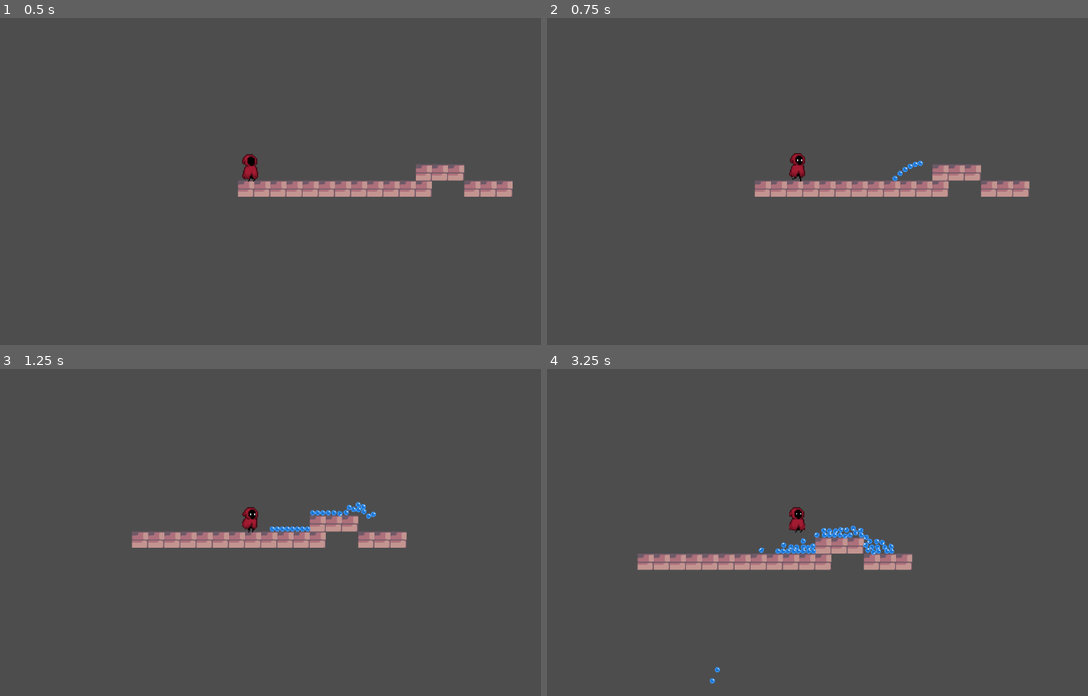
Above: before the commit, frames 1-4 (two rows, left to right).
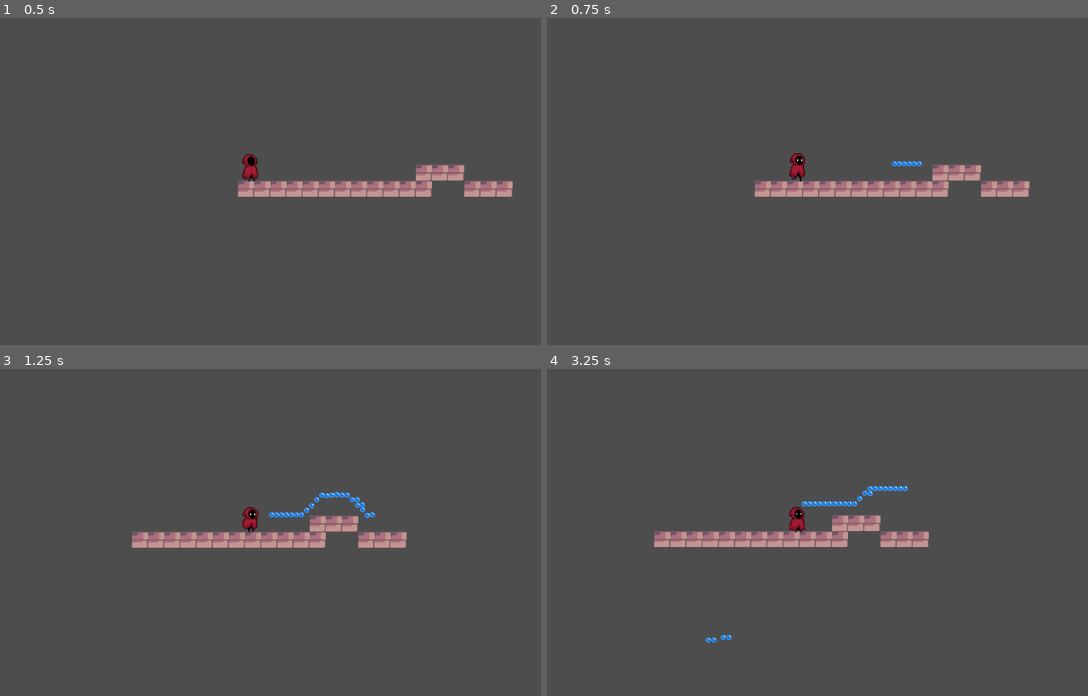
Above: after the commit, the same moments.

Repository: mehanix/bubblemancer
Game: Godot game, scene res://Scenes/Main Scene.tscn
Two runs of this game, one before a commit and one after it. Both use one fixed random seed, a clock stepped at 60 frames per second and the inputs below.
Inputs (mouse positions are in pixels of both pictures, inside the frame that each line leads up to):
- Up to frame 1 (0.5 s): no input
- Up to frame 2 (0.75 s): tap Enter at 0.5 s; move the mouse to (925, 165) at 0.52 s; press the mouse at (925, 165) at 0.53 s; hold D (MoveRight) from 0.53 s (still down)
- Up to frame 3 (1.25 s): keep holding D (MoveRight); tap Space (Jump) at 0.77 s
- Up to frame 4 (3.25 s): move the mouse to (682, 548) at 1.27 s; release the mouse at (682, 548) at 1.28 s; click (682, 548) at 1.35 s; tap Space (Jump) at 1.52, 3.02 s; move the mouse to (855, 460) at 2.02 s; release D (MoveRight) at 2.03 s; press the mouse at (855, 460) at 2.03 s; hold A (MoveLeft) 2.03-2.78 s; move the mouse to (768, 597) at 2.77 s; release the mouse at (768, 597) at 2.78 s; hold D (MoveRight) from 2.78 s (still down); click (768, 597) at 2.85 s

Frame 1 is identical in both runs. In frame 2, 0.1% of the frame differs, in the area x 63-70%, y 43-50%; in frame 3, 0.5%; in frame 4, 5.9%, in the area x 16-71%, y 35-97%.

Commit message:
bubbles magick

Diff:
--- /dev/null
+++ b/bubblejam/Scenes/BubbleAnchor.tscn
@@ -0,0 +1,14 @@
+[gd_scene load_steps=3 format=3 uid="uid://bs86rlsejhc3x"]
+
+[ext_resource type="Script" path="res://Scripts/BubbleAnchor.gd" id="1_tgbam"]
+
+[sub_resource type="CircleShape2D" id="CircleShape2D_2xly3"]
+radius = 0.0
+
+[node name="BubbleAnchor" type="Node2D"]
+
+[node name="RigidBody2D" type="RigidBody2D" parent="."]
+script = ExtResource("1_tgbam")
+
+[node name="CollisionShape2D" type="CollisionShape2D" parent="RigidBody2D"]
+shape = SubResource("CircleShape2D_2xly3")
--- a/bubblejam/Scenes/MagicBubble.tscn
+++ b/bubblejam/Scenes/MagicBubble.tscn
@@ -3,17 +3,22 @@
 [ext_resource type="Texture2D" uid="uid://cvpdf2mfq7b1p" path="res://assets/ballonsheet.png" id="1_lnlmj"]
 
 [sub_resource type="RectangleShape2D" id="RectangleShape2D_ikpyg"]
-size = Vector2(5, 5)
+size = Vector2(6, 6)
 
 [node name="MagicBubble" type="Node2D"]
 
 [node name="RigidBody2D" type="RigidBody2D" parent="."]
+position = Vector2(-1, 0)
+freeze = true
 
-[node name="CollisionShape2D" type="CollisionShape2D" parent="RigidBody2D"]
-position = Vector2(-0.5, 0.5)
-shape = SubResource("RectangleShape2D_ikpyg")
+[node name="Area2D" type="Area2D" parent="RigidBody2D"]
+visible = false
+position = Vector2(1, 0)
 
 [node name="Sprite2D" type="Sprite2D" parent="RigidBody2D"]
 texture = ExtResource("1_lnlmj")
 region_enabled = true
 region_rect = Rect2(24.8091, 6.82345, 5.44222, 5.26196)
+
+[node name="CollisionShape2D" type="CollisionShape2D" parent="RigidBody2D"]
+shape = SubResource("RectangleShape2D_ikpyg")
--- a/bubblejam/Scenes/Main Scene.tscn
+++ b/bubblejam/Scenes/Main Scene.tscn
@@ -1,8 +1,9 @@
-[gd_scene load_steps=6 format=4 uid="uid://bpb0rduu14du2"]
+[gd_scene load_steps=7 format=4 uid="uid://bpb0rduu14du2"]
 
 [ext_resource type="PackedScene" uid="uid://bhru400enqxij" path="res://Scenes/Player.tscn" id="1_pwo17"]
 [ext_resource type="Script" path="res://Scripts/BubbleSpawner.gd" id="1_yxulk"]
 [ext_resource type="Texture2D" uid="uid://1bdvd6pt2ktd" path="res://assets/tutorial/Kings and Pigs/Sprites/14-TileSets/Terrain (32x32).png" id="2_v5wgq"]
+[ext_resource type="PackedScene" uid="uid://bs86rlsejhc3x" path="res://Scenes/BubbleAnchor.tscn" id="4_kc07k"]
 
 [sub_resource type="TileSetAtlasSource" id="TileSetAtlasSource_jgmqr"]
 texture = ExtResource("2_v5wgq")
@@ -614,3 +615,6 @@
 
 [node name="Player" parent="." instance=ExtResource("1_pwo17")]
 position = Vector2(288, 419)
+
+[node name="BubbleAnchor" parent="." instance=ExtResource("4_kc07k")]
+position = Vector2(401, 349)
--- a/bubblejam/Scripts/Bubble.gd
+++ b/bubblejam/Scripts/BubbleAnchor.gd
@@ -1,4 +1,4 @@
-extends CharacterBody2D
+extends RigidBody2D
 
 # Called when the node enters the scene tree for the first time.
 func _ready() -> void:
@@ -7,7 +7,14 @@
 
 # Called every frame. 'delta' is the elapsed time since the previous frame.
 func _process(delta: float) -> void:
-	pass
+	var is_frozen = is_freeze_enabled()
+	print(is_frozen)
+	if Global.GameMode == Global.PlayMode:
+		if is_frozen:
+			set_freeze_enabled(false)
+	else:
+		if !is_frozen:
+			set_freeze_enabled(true)
 
 func _physics_process(delta):
-	move_and_collide(Vector2(0, 1))
+	pass
--- a/bubblejam/Scripts/BubbleSpawner.gd
+++ b/bubblejam/Scripts/BubbleSpawner.gd
@@ -2,30 +2,34 @@
 # Script that handles bubble drawing mechanic.
 
 var bubblePart = load("res://Scenes/MagicBubble.tscn")
-var bubbleParentNode = Node.new()
-
+var bubbleAnchor = load("res://Scenes/BubbleAnchor.tscn")
+var bubbleParent = Node.new()
 # Called when the node enters the scene tree for the first time.
 func _ready() -> void:
-	bubbleParentNode = Node.new()
-	add_child(bubbleParentNode)
 	pass # Replace with function body.
 
 # Called every frame. 'delta' is the elapsed time since the previous frame.
 func _process(delta: float) -> void:
+	print(Global.GameMode)
+	var mouse = get_global_mouse_position()
+	if Input.is_action_just_pressed("click"):
+		Global.GameMode = Global.DrawMode
+		bubbleParent = bubbleAnchor.instantiate()
+		add_child(bubbleParent)
+		return
 	if Input.is_action_pressed("click"):
-		var bubbles_on_screen = get_tree().get_nodes_in_group("bubbles")
-		var mouse = get_global_mouse_position()
 		var position_x = mouse.x - (int(mouse.x) % 5)
 		var position_y = mouse.y - (int(mouse.y) % 5)
 		var obj = get_object_at_mouse_pos(position_x, position_y)
-		print(obj)
 		if (len(obj) > 0): return
 		var newBubble = bubblePart.instantiate()
 		newBubble.add_to_group("instantiated_bubbles")
-
-
 		newBubble.position = Vector2(position_x, position_y)
-		add_child(newBubble)
+		bubbleParent.get_child(0).add_child(newBubble)
+		return
+	if Input.is_action_just_released("click"):
+		Global.GameMode = Global.PlayMode
+		return
 
 	pass
 
@@ -34,5 +38,6 @@
 	# use global coordinates, not local to node
 	var query = PhysicsPointQueryParameters2D.new()
 	query.position = Vector2(position_x, position_y)
+	query.collide_with_areas = true
 	var result = space_state.intersect_point(query)
 	return result
--- /dev/null
+++ b/bubblejam/Scripts/Global.gd
@@ -0,0 +1,5 @@
+extends Node
+# Global variables and stuff
+const PlayMode = "PLAY"
+const DrawMode = "DRAW"
+var GameMode = PlayMode
--- a/bubblejam/project.godot
+++ b/bubblejam/project.godot
@@ -15,6 +15,10 @@
 config/features=PackedStringArray("4.3", "GL Compatibility")
 config/icon="res://icon.svg"
 
+[autoload]
+
+Global="*res://Scripts/Global.gd"
+
 [display]
 
 window/size/mode=2
@@ -22,6 +26,21 @@
 
 [input]
 
+ui_jump={
+"deadzone": 0.5,
+"events": [Object(InputEventKey,"resource_local_to_scene":false,"resource_name":"","device":-1,"window_id":0,"alt_pressed":false,"shift_pressed":false,"ctrl_pressed":false,"meta_pressed":false,"pressed":false,"keycode":0,"physical_keycode":32,"key_label":0,"unicode":32,"location":0,"echo":false,"script":null)
+]
+}
+ui_attack={
+"deadzone": 0.5,
+"events": [Object(InputEventKey,"resource_local_to_scene":false,"resource_name":"","device":-1,"window_id":0,"alt_pressed":false,"shift_pressed":false,"ctrl_pressed":false,"meta_pressed":false,"pressed":false,"keycode":0,"physical_keycode":4194325,"key_label":0,"unicode":0,"location":0,"echo":false,"script":null)
+]
+}
+click={
+"deadzone": 0.5,
+"events": [Object(InputEventMouseButton,"resource_local_to_scene":false,"resource_name":"","device":-1,"window_id":0,"alt_pressed":false,"shift_pressed":false,"ctrl_pressed":false,"meta_pressed":false,"button_mask":0,"position":Vector2(0, 0),"global_position":Vector2(0, 0),"factor":1.0,"button_index":1,"canceled":false,"pressed":false,"double_click":false,"script":null)
+]
+}
 Jump={
 "deadzone": 0.5,
 "events": [Object(InputEventKey,"resource_local_to_scene":false,"resource_name":"","device":-1,"window_id":0,"alt_press …(191 unchanged characters)…
@@ -42,11 +61,6 @@
 "events": [Object(InputEventKey,"resource_local_to_scene":false,"resource_name":"","device":-1,"window_id":0,"alt_press …(192 unchanged characters)…
 ]
 }
-click={
-"deadzone": 0.5,
-"events": [Object(InputEventMouseButton,"resource_local_to_scene":false,"resource_name":"","device":-1,"window_id":0,"alt_pressed":false,"shift_pressed":false,"ctrl_pressed":false,"meta_pressed":false,"button_mask":0,"position":Vector2(0, 0),"global_position":Vector2(0, 0),"factor":1.0,"button_index":1,"canceled":false,"pressed":false,"double_click":false,"script":null)
-]
-}
 
 [rendering]
 
Not shown: 1 places in bubblejam/Scenes/Player.tscn that only renumber resources
